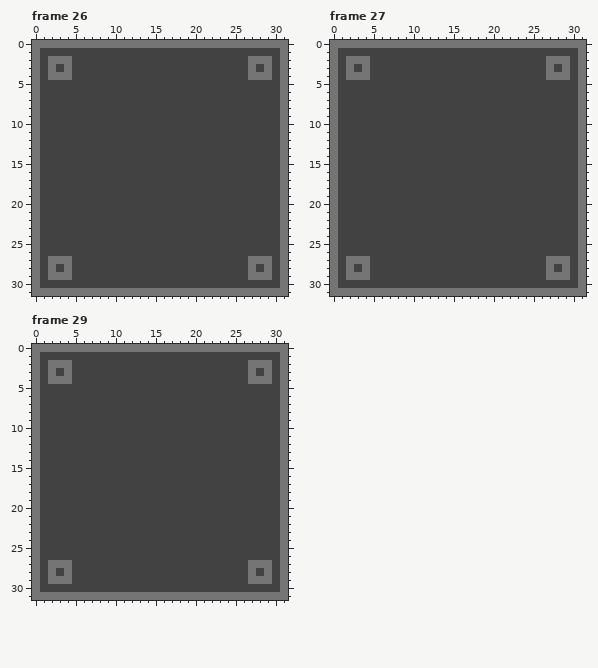
Pixel-art file, stored at Sprites/Map_Parts/MP-10-Mark.aseprite. That is the earlier state.
32x32 pixels, 30 frames. Shown: frame 26, frame 27, frame 29. The commit also changed other frames, which this record leaves out.
After the commit:
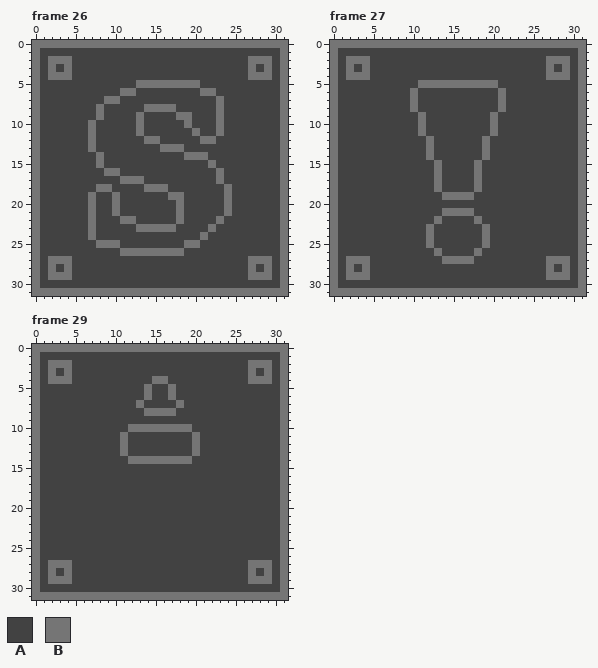
Palette (. is transparent): A #424242  B #757575
Change:
Frame 26, layer "Font Used SitkaB.ttc":
The author changed colour A to colour B in row 5 at x 13 to 20; in row 6 at x 11 to 12 and 21 to 22; in row 7 at x 9 to 10 and 23; in row 8 at x 8, 14 to 17 and 23; in row 9 at x 8, 13, 18 to 19 and 23; in row 10 at x 7, 13, 19 and 23.
The author changed colour A to colour B in row 11 at x 7, 13, 20 and 23; in row 12 at x 7, 14 to 15 and 21 to 22; in row 13 at x 7 and 16 to 18; in row 14 at x 8 and 19 to 21; in row 15 at x 8 and 22; in row 16 at x 9 to 10 and 23.
The author changed colour A to colour B in row 17 at x 11 to 13 and 23; in row 18 at x 8 to 9, 14 to 16 and 24; in row 19 at x 7, 10, 17 to 18 and 24; in rows 20 to 21 at x 7, 10, 18 and 24; in row 22 at x 7, 11 to 12, 18 and 23; in row 23 at x 7, 13 to 17 and 22.
The author changed colour A to colour B in row 24 at x 7 and 21; in row 25 at x 8 to 10 and 19 to 20; in row 26 at x 11 to 18.
Frame 27, layer "Font Used SitkaB.ttc":
The author changed colour A to colour B in row 5 at x 11 to 20; in rows 6 to 8 at x 10 and 21; in rows 9 to 11 at x 11 and 20; in rows 12 to 14 at x 12 and 19; in rows 15 to 18 at x 13 and 18; in row 19 at x 14 to 17.
The author changed colour A to colour B in row 21 at x 14 to 17; in row 22 at x 13 and 18; in rows 23 to 25 at x 12 and 19; in row 26 at x 13 and 18; in row 27 at x 14 to 17.
Frame 29, layer "Font Used SitkaB.ttc":
The author changed colour A to colour B in row 4 at x 15 to 16; in rows 5 to 6 at x 14 and 17; in row 7 at x 13 and 18; in row 8 at x 14 to 17; in row 10 at x 12 to 19; in rows 11 to 13 at x 11 and 20.
The author changed colour A to colour B in row 14 at x 12 to 19.
Changed places in both pictures, as pixel boxes (x1, y1, x2, y2):
changed: (88, 80, 232, 256)
changed: (410, 80, 506, 264)
changed: (120, 376, 200, 464)
